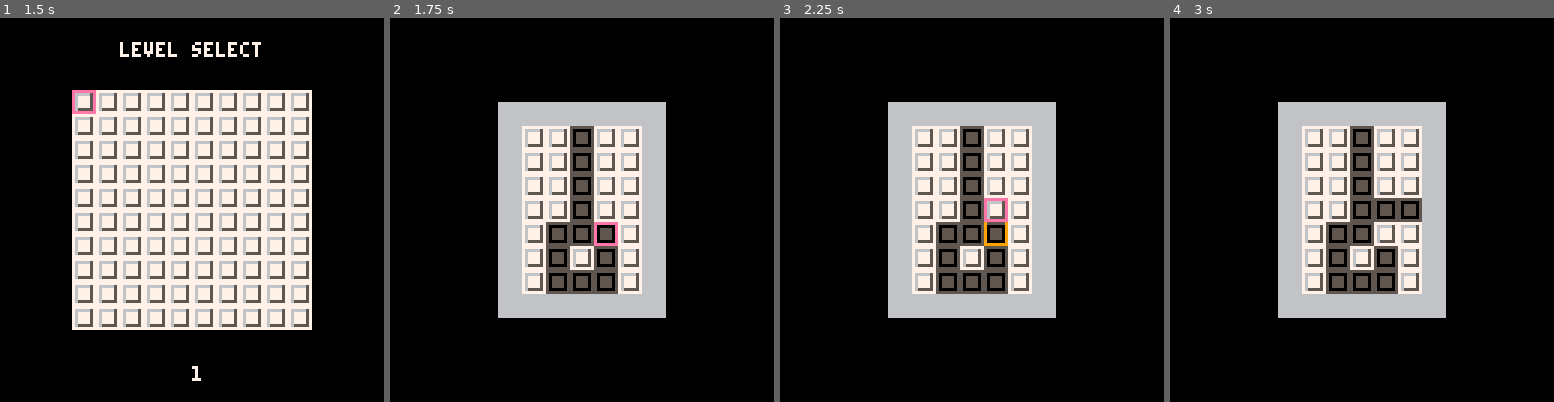
Above: before the commit, frames 1-4 (left to right).
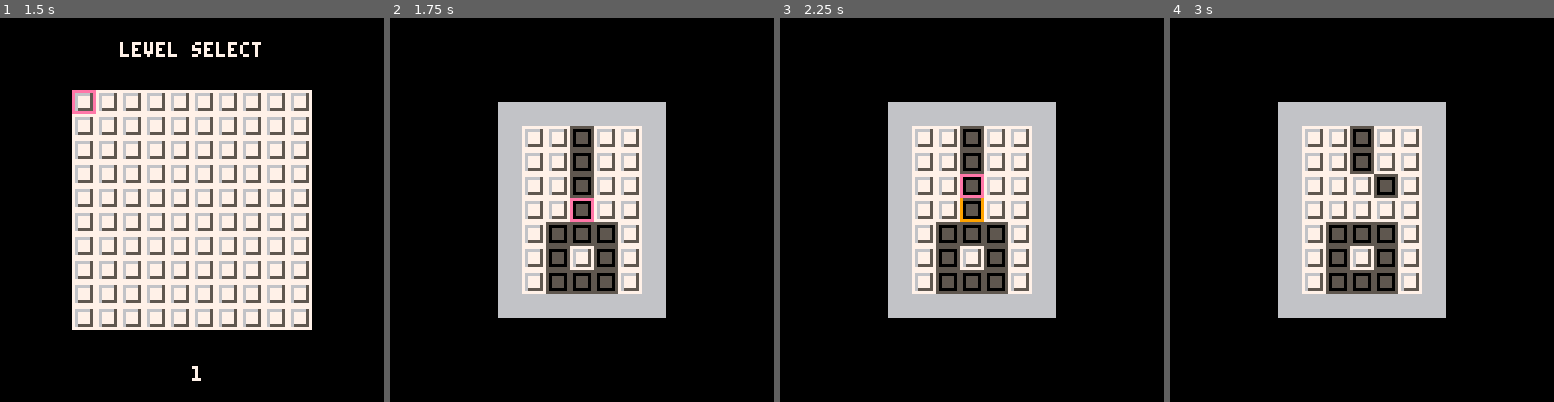
Above: after the commit, the same moments.

Repository: tobiasvl/picolarium
Game: PICO-8 cartridge picolarium.p8
Same seed, same stepped clock (60 frames per second), same inputs: the game is played once before the commit and once after it.
Inputs:
- Up to frame 1 (1.5 s): tap X (X key) at 0.33, 1.07 s; tap O (Z key) at 0.7 s
- Up to frame 2 (1.75 s): hold Right from 1.6 s (still down); tap O (Z key) at 1.7 s
- Up to frame 3 (2.25 s): tap X (X key) at 1.85 s; release Right at 2.1 s; tap O (Z key) at 2.1 s; hold Up from 2.15 s (still down)
- Up to frame 4 (3 s): release Up at 2.42 s; hold Right from 2.47 s (still down); tap O (Z key) at 2.5, 2.9 s; tap X (X key) at 2.97 s

Frame 1 is identical in both runs. In frame 2, 0.3% of the frame differs, in the area x 46-60%, y 46-60%; in frame 3, 0.6%; in frame 4, 2.3%, in the area x 46-66%, y 40-60%.

Commit message:
Small fixes and token optimizations

Diff:
--- a/picolarium.p8
+++ b/picolarium.p8
@@ -4,18 +4,18 @@
 -- picolarium
 -- by tobiasvl
 
-level_select={
-  {0,0,0,0,0,0,0,0,0,0},
-  {0,0,0,0,0,0,0,0,0,0},
-  {0,0,0,0,0,0,0,0,0,0},
-  {0,0,0,0,0,0,0,0,0,0},
-  {0,0,0,0,0,0,0,0,0,0},
-  {0,0,0,0,0,0,0,0,0,0},
-  {0,0,0,0,0,0,0,0,0,0},
-  {0,0,0,0,0,0,0,0,0,0},
-  {0,0,0,0,0,0,0,0,0,0},
-  {0,0,0,0,0,0,0,0,0,0},
-}
+function build_level_select()
+  local ls={}
+  for y=1,10 do
+    add(ls,{})
+    for x=1,10 do
+      add(ls[y],0) --make persistent
+    end
+  end
+  return ls
+end
+
+level_select=build_level_select()
 
 --[[
 modes
@@ -28,24 +28,26 @@
 6: verify
 ]]
 
+function center(str,y)
+  print(str,64-(#str*2),y,7)
+end
+
 function _init()
   cartdata("picolarium")
   palt(0,false)
   mode=0
   draw=false
   lvl=1
-  str="tobiasvl"
-  print(str,64-(#str*2),96,7)
-  lvl_xpos=0
-  lvl_ypos=0
+  center("tobiasvl",96)
+  lvl_xpos,lvl_ypos=0,0
 end
 
 function play_init()
   mode=4
   menuitem(1,"level select",function() mode=3 end)
   draw_level(levels[lvl])
-  w=flr(2+#levels[lvl][1]/2)
-  h=flr(2+#levels[lvl]/2)
+  w=flr((2+#levels[lvl][1])/2)
+  h=flr((2+#levels[lvl])/2)
   xpos = w*8
   ypos = h*8
   stack = {}
@@ -273,10 +275,8 @@
   if mode==0 then
     title_draw()
   elseif mode==1 then
-    str="press 🅾️"
-    print(str,64-(#str*2),60,0)
-    str="(❎ for tutorial)"
-    print(str,64-(#str*2),68,0)
+    center("press 🅾️",60)
+    center("(❎ for tutorial)",68)
   elseif mode==2 then
     rectfill(0,60,127,72,7)
     cursor(8,52)
@@ -289,7 +289,7 @@
     draw_level(level_select)
     spr(0, lvl_xpos, lvl_ypos)
     camera()
-    print("level select",64-(12*2),8,7)
+    center("level select",8)
     print(lvl, 64, 116, 7)
   elseif mode==4 then
     cls()
